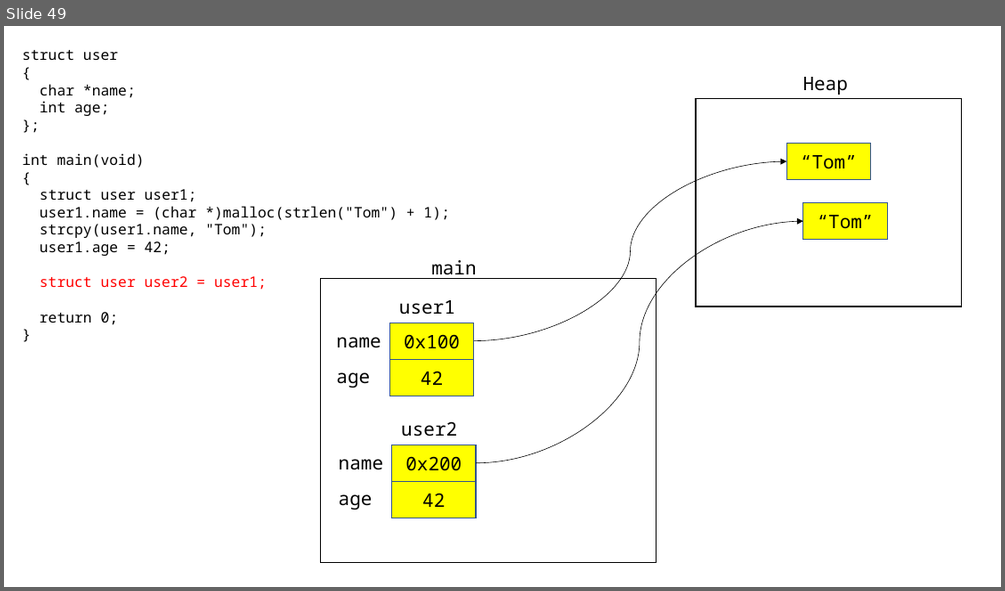
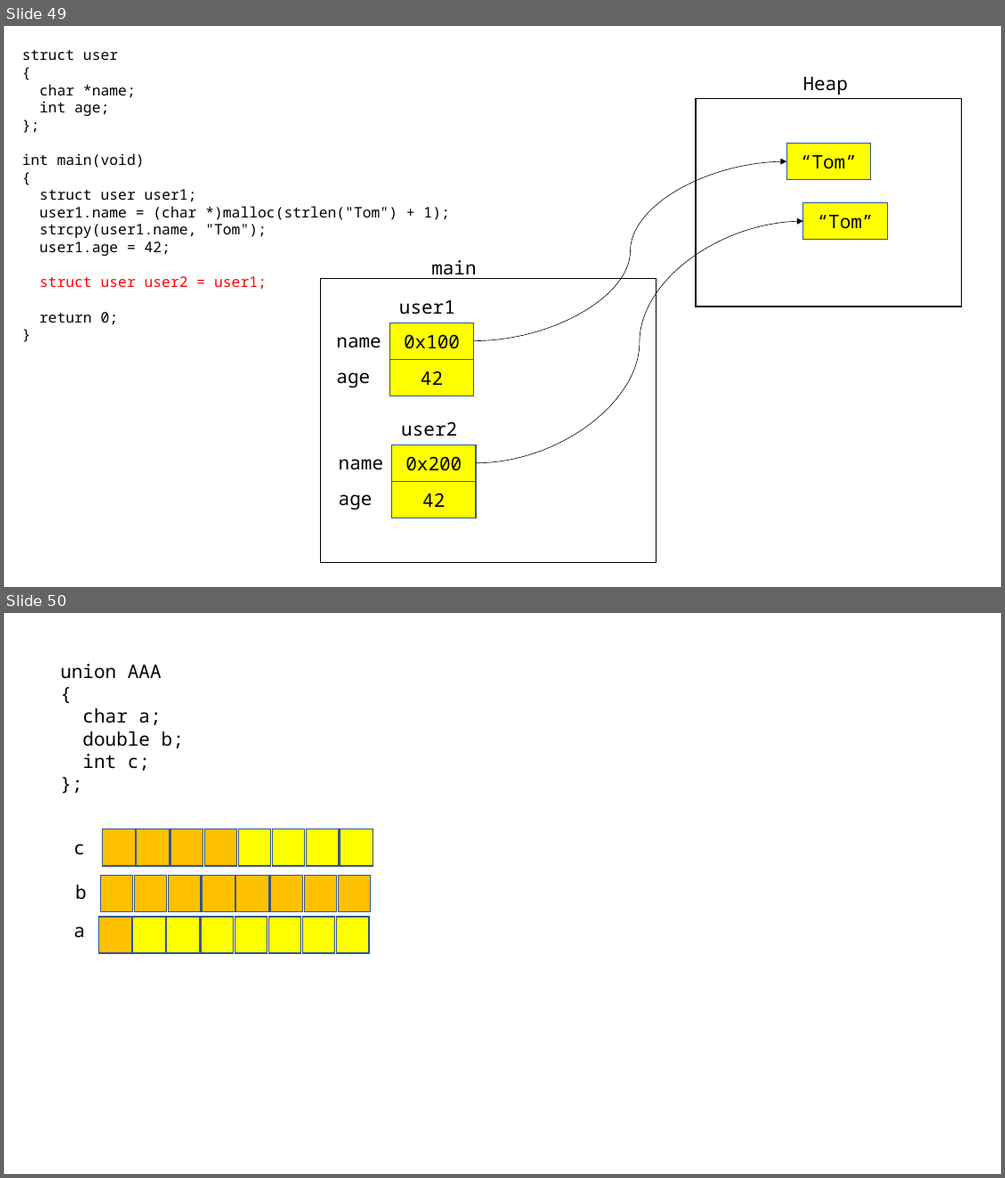
Before and after one commit to Seyoung9304/hyundai_swip, a slide deck: 230216.pptx. Shown one above the other, each under a label of ours: slide 49 before the commit, slides 49 and 50 after it. The pictures are 1005x591 and 1005x1178 pixels, drawn with LibreOffice and Linux fonts; fonts in the diff are those of the drawing. Boxes give left, top, right and bottom in pixels: in the first picture for what was removed or moved away, otherwise in the second. Text is boxed around its words. In the diff, an @@ line names an element or a change of style, - is before the commit and + after.

```diff
--- a/230216.pptx
+++ b/230216.pptx
@@ slide 50 added at (4, 613, 1001, 1174), background #FFFFFF @@
@@ text added at (60, 664, 184, 771), 18 pt, text #000000 @@
+union AAA
+{
+char a;
+double b;
+int c;
+};
@@ text added at (73, 844, 85, 855), 18 pt, text #000000 @@
+c
@@ rectangle added at (103, 829, 135, 866), fill #FFC000, outline #325491 1 pt @@
@@ rectangle added at (137, 829, 169, 866), fill #FFC000, outline #325491 1 pt @@
@@ rectangle added at (170, 829, 202, 866), fill #FFC000, outline #325491 1 pt @@
@@ rectangle added at (204, 829, 236, 866), fill #FFC000, outline #325491 1 pt @@
@@ rectangle added at (238, 829, 270, 866), fill #FFFF00, outline #325491 1 pt @@
@@ rectangle added at (273, 829, 305, 866), fill #FFFF00, outline #325491 1 pt @@
@@ rectangle added at (306, 829, 339, 866), fill #FFFF00, outline #325491 1 pt @@
@@ rectangle added at (340, 829, 372, 866), fill #FFFF00, outline #325491 1 pt @@
@@ rectangle added at (100, 876, 133, 912), fill #FFC000, outline #325491 1 pt @@
@@ rectangle added at (134, 876, 166, 912), fill #FFC000, outline #325491 1 pt @@
@@ rectangle added at (169, 876, 201, 912), fill #FFC000, outline #325491 1 pt @@
@@ rectangle added at (202, 876, 235, 912), fill #FFC000, outline #325491 1 pt @@
@@ rectangle added at (236, 876, 268, 912), fill #FFC000, outline #325491 1 pt @@
@@ rectangle added at (270, 876, 302, 912), fill #FFC000, outline #325491 1 pt @@
@@ rectangle added at (304, 876, 336, 912), fill #FFC000, outline #325491 1 pt @@
@@ rectangle added at (339, 876, 371, 912), fill #FFC000, outline #325491 1 pt @@
@@ text added at (75, 884, 87, 900), 18 pt, text #000000 @@
+b
@@ text added at (73, 926, 85, 938), 18 pt, text #000000 @@
+a
@@ rectangle added at (99, 916, 131, 953), fill #FFC000, outline #325491 1 pt @@
@@ rectangle added at (133, 916, 165, 953), fill #FFFF00, outline #325491 1 pt @@
@@ rectangle added at (167, 916, 199, 953), fill #FFFF00, outline #325491 1 pt @@
@@ rectangle added at (201, 916, 233, 953), fill #FFFF00, outline #325491 1 pt @@
@@ rectangle added at (235, 916, 267, 953), fill #FFFF00, outline #325491 1 pt @@
@@ rectangle added at (268, 916, 301, 953), fill #FFFF00, outline #325491 1 pt @@
@@ rectangle added at (302, 916, 334, 953), fill #FFFF00, outline #325491 1 pt @@
@@ rectangle added at (337, 916, 369, 953), fill #FFFF00, outline #325491 1 pt @@
```
Also in this commit, not shown: 1 other file.
